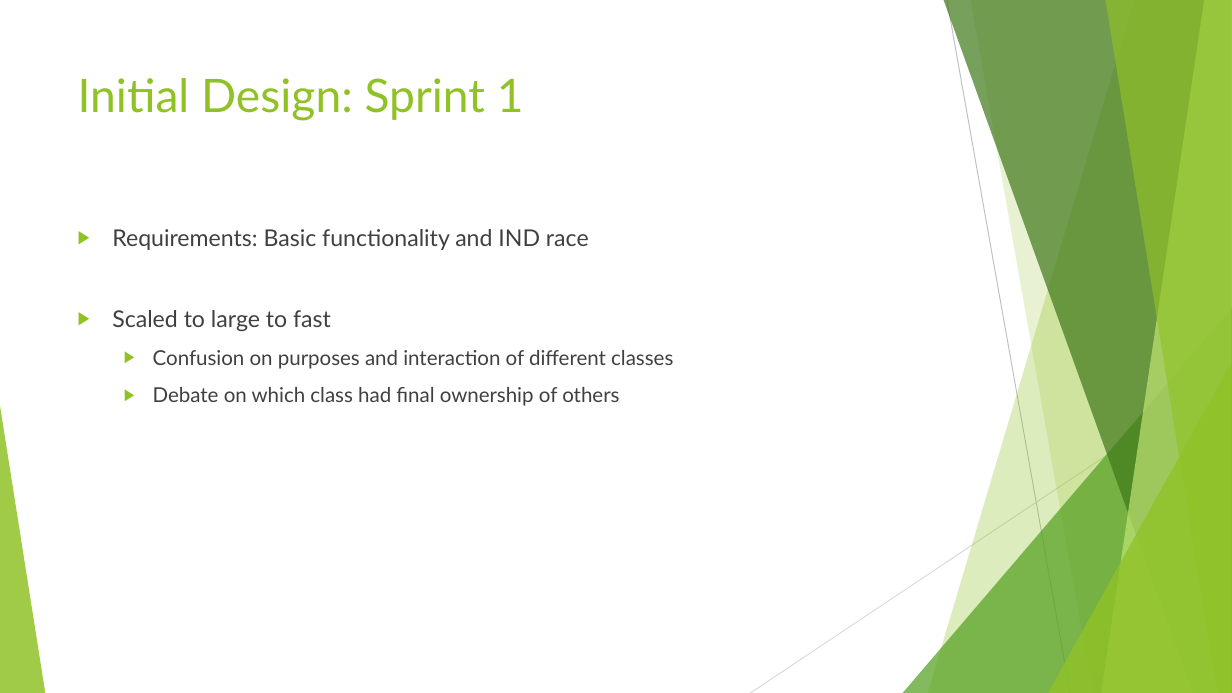
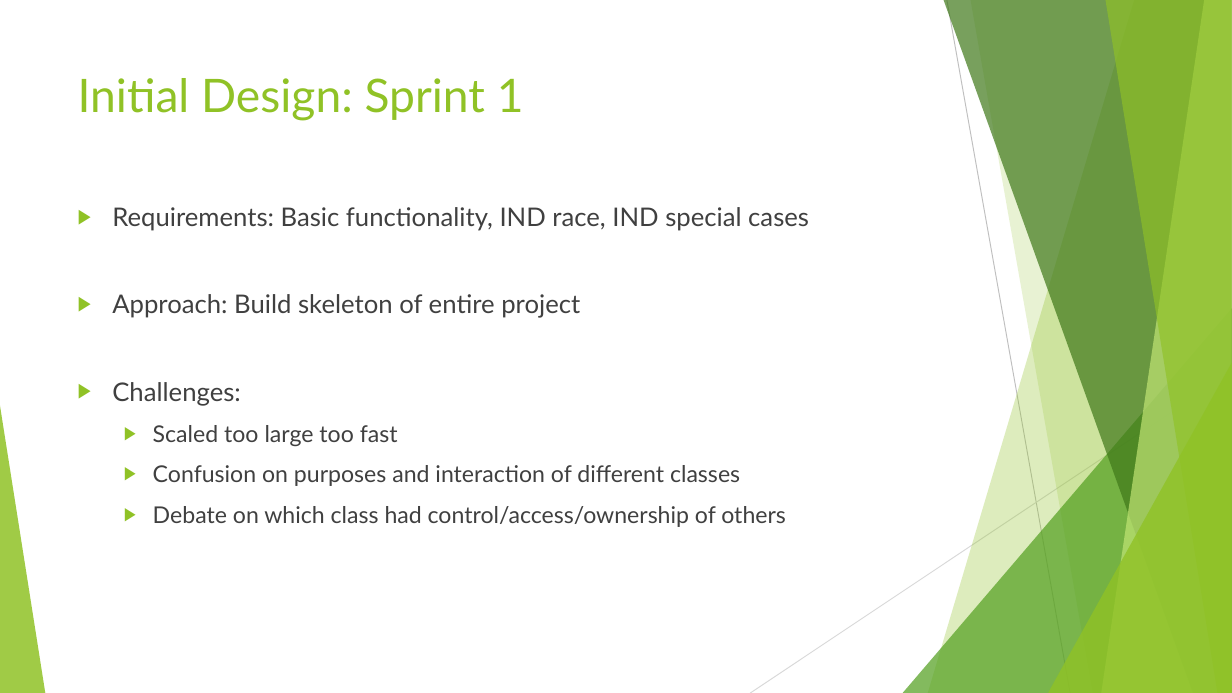
Before and after one commit to jamesonn/CS361_Final_Project, a slide deck: slide 5 of Chrono Timer v1.pptx. Drawn at 1232x693 pixels with LibreOffice and Linux fonts; fonts in the diff are those of the drawing. Boxes give left, top, right and bottom in pixels: in the first picture for what was removed or moved away, otherwise in the second. Text is boxed around its words. In the diff, an @@ line names an element or a change of style, - is before the commit and + after.

Commit message:
more powerpoint

```diff
--- a/Chrono Timer v1.pptx
+++ b/Chrono Timer v1.pptx
@@ text "Requirements: Basic functionality, IND race, ...": place and size @@
-text "Requirements: Basic functionality, IND race, ..." at <box>112,229,673,406</box>
+text "Requirements: Basic functionality, IND race, ..." at <box>112,207,809,527</box>
@@ text at <box>112,207,809,446</box>: text changed; size 18 to 20 pt @@
-▶ Requirements: Basic functionality and IND race
-▶ Scaled to large to fast
+▶ Requirements: Basic functionality, IND race, IND special cases
+▶ Approach: Build skeleton of entire project
+▶ Challenges:
+  ▶ Scaled too large too fast
@@ text at <box>153,465,740,486</box>: size 16 to 18 pt in "Confusion on purposes and interaction of different ..." @@
@@ text at <box>153,506,786,527</box>: text changed; size 16 to 18 pt @@
-  ▶ Debate on which class had final ownership of others
+  ▶ Debate on which class had control/access/ownership of others
```
Also in this commit, not shown: 4 other slides changed, 1 slide removed.
